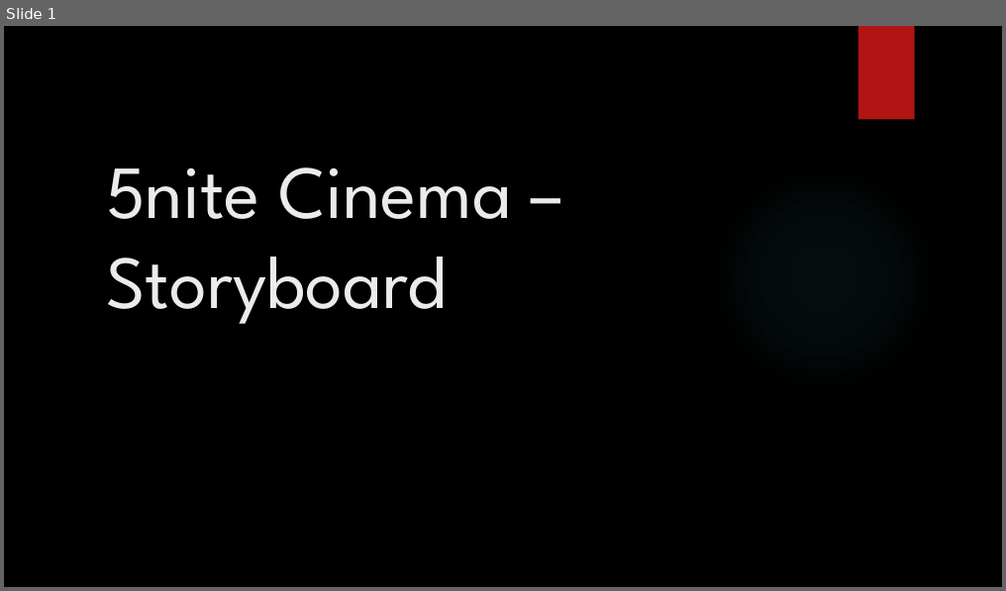
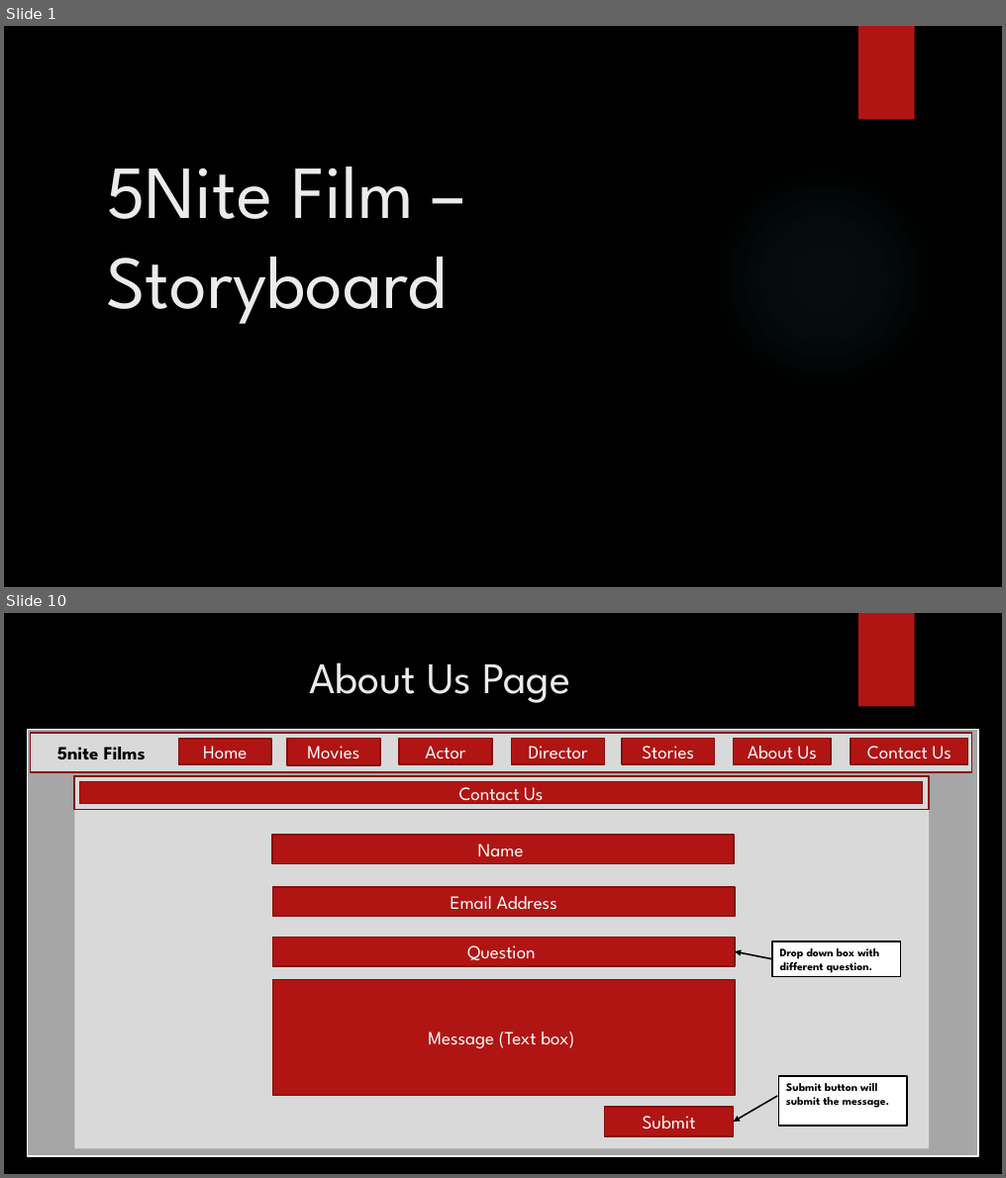
Before and after one commit to wtaylorLC/5nite, a slide deck: Storyboard.pptx. Shown one above the other, each under a label of ours: slide 1 before the commit, slides 1 and 10 after it; the slides between them are not shown. The pictures are 1006x591 and 1006x1178 pixels, drawn with LibreOffice and Linux fonts; fonts in the diff are those of the drawing; background and template pictures are left out. Boxes give left, top, right and bottom in pixels: in the first picture for what was removed or moved away, otherwise in the second. Text is boxed around its words. In the diff, an @@ line names an element or a change of style, - is before the commit and + after.

Commit message:
Final storyboard

```diff
--- a/Storyboard.pptx
+++ b/Storyboard.pptx
@@ slide 10 added at [4, 613, 1002, 1174], background picture (left out); not listed: 1 template element that a slide beside it also shows @@
@@ title added at [310, 663, 570, 703], 42 pt, text #EBEBEB @@
+About Us Page
@@ rectangle added at [27, 729, 979, 1157], fill #A6A6A6, outline #FFFFFF 1.5 pt @@
@@ rectangle added at [30, 733, 972, 772], fill #D9D9D9, outline #82100E 1.5 pt, 18 pt, text #000000, bold @@
+5nite Films
@@ rectangle added at [178, 739, 271, 765], fill #B01513, outline #82100E 1.5 pt, 18 pt, text #FFFFFF @@
+Home
@@ rectangle added at [287, 738, 380, 765], fill #B01513, outline #82100E 1.5 pt, 18 pt, text #FFFFFF @@
+Movies
@@ rectangle added at [399, 738, 492, 764], fill #B01513, outline #82100E 1.5 pt, 18 pt, text #FFFFFF @@
+Actor
@@ rectangle added at [512, 738, 604, 764], fill #B01513, outline #82100E 1.5 pt, 18 pt, text #FFFFFF @@
+Director
@@ rectangle added at [622, 738, 715, 764], fill #B01513, outline #82100E 1.5 pt, 18 pt, text #FFFFFF @@
+Stories
@@ rectangle added at [734, 738, 831, 764], fill #B01513, outline #82100E 1.5 pt, 18 pt, text #FFFFFF @@
+About Us
@@ rectangle added at [850, 738, 968, 764], fill #B01513, outline #82100E 1.5 pt, 18 pt, text #FFFFFF @@
+Contact Us
@@ rectangle added at [74, 777, 929, 1149], fill #D9D9D9 @@
@@ rectangle added at [74, 776, 929, 809], fill #D9D9D9, outline #82100E 1.5 pt @@
@@ rectangle added at [79, 782, 923, 804], fill #B01513, outline #82100E 1.5 pt, 18 pt, text #FFFFFF @@
+Contact Us
@@ rectangle added at [272, 835, 734, 863], fill #B01513, outline #82100E 1.5 pt, 18 pt, text #FFFFFF @@
+Name
@@ rectangle added at [272, 887, 735, 916], fill #B01513, outline #82100E 1.5 pt, 18 pt, text #FFFFFF @@
+Email Address
@@ rectangle added at [272, 937, 735, 966], fill #B01513, outline #82100E 1.5 pt, 18 pt, text #FFFFFF @@
+Question
@@ arrow added from (773, 959) to (735, 953), #000000 1.5 pt @@
@@ rectangle added at [773, 942, 901, 977], fill #FFFFFF, outline #000000 1.5 pt, 11 pt, text #000000, bold @@
+Drop down box with different question.
@@ rectangle added at [272, 980, 735, 1096], fill #B01513, outline #82100E 1.5 pt, 18 pt, text #FFFFFF @@
+Message (Text box)
@@ rectangle added at [779, 1076, 907, 1126], fill #FFFFFF, outline #000000 1.5 pt, 11 pt, text #000000, bold @@
+Submit button will submit the message.
@@ rectangle added at [604, 1107, 734, 1137], fill #B01513, outline #82100E 1.5 pt, 18 pt, text #FFFFFF @@
+Submit
@@ arrow added from (777, 1096) to (734, 1122), #000000 1.5 pt @@
@@ slide 1 changed as well @@
@@ title at [106, 167, 447, 324]: text changed @@
-5nite Cinema – Storyboard
+5Nite Film – Storyboard
```
Also in this commit, not shown: 2 other slides changed, 9 other slides added, 7 slides removed.
